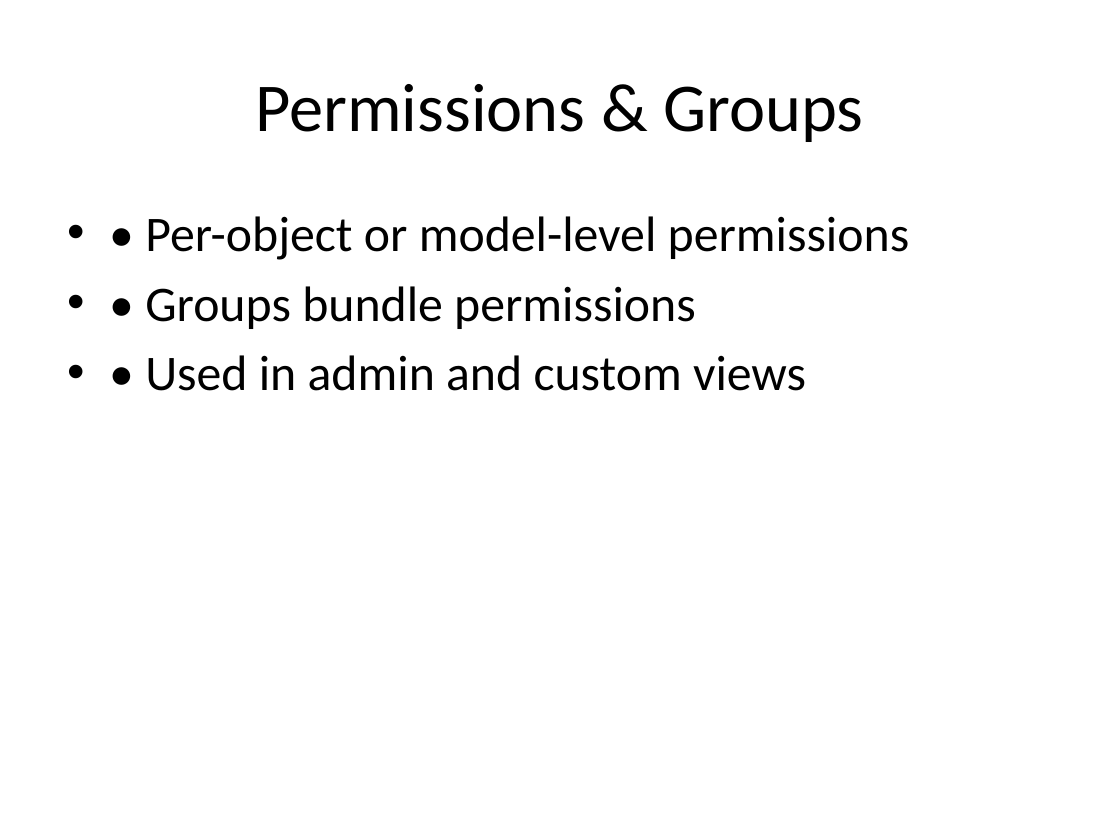
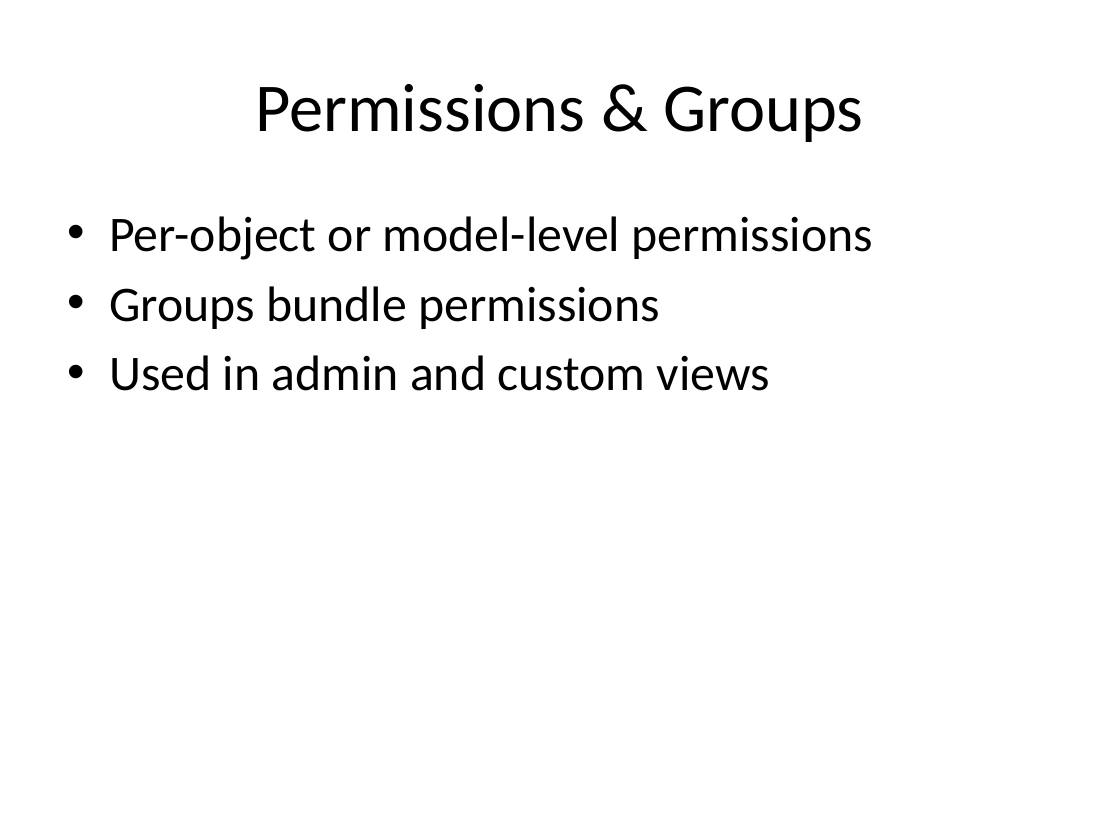
Before and after one commit to seanwhs/Django-Authorization-Crash-Course, a slide deck: slide 8 of django_auth_slides.pptx (slide 5 before the commit). Drawn at 1120x840 pixels with LibreOffice and Linux fonts; fonts in the diff are those of the drawing. Boxes give left, top, right and bottom in pixels: in the first picture for what was removed or moved away, otherwise in the second. Text is boxed around its words. In the diff, an @@ line names an element or a change of style, - is before the commit and + after.

```diff
--- a/django_auth_slides.pptx
+++ b/django_auth_slides.pptx
@@ text at [109,216,873,391]: text changed @@
-• • Per-object or model-level permissions
-• • Groups bundle permissions
-• • Used in admin and custom views
+• Per-object or model-level permissions
+• Groups bundle permissions
+• Used in admin and custom views
```
Also in this commit, not shown: 8 other slides changed, 4 slides added.
